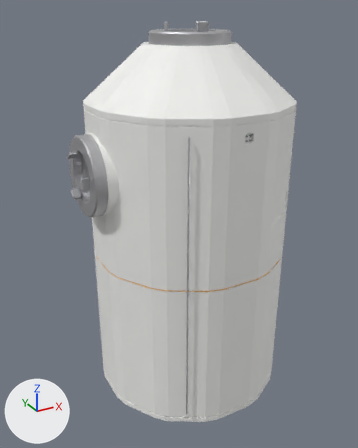
One commit to the glTF model models/station/ax_station_06_lab.glb: the scene before it, then after it.
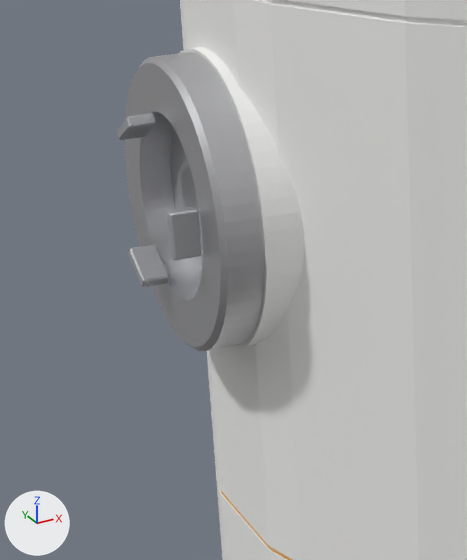
The first picture shows the older version from a 50 mm lens placed at (-5.16, -8.94, 5.01), pointed at (-0.14, 0.18, 0.45). The close-ups show the older and then the newer version on the part from 10% to 46% of the width and 27% to 62% of the height of that picture. Only the edits that show in the close-ups are written down. The lights are fixed; the arrows at lower left show +X, +Y and +Z. Vertices at exactly the same position are counted once.

Objects in the first close-up: 'hatch_door_3', 'port_1', 'port_1_pedestal', 'port_1_petals', 'pressure_hull' and 1 more.
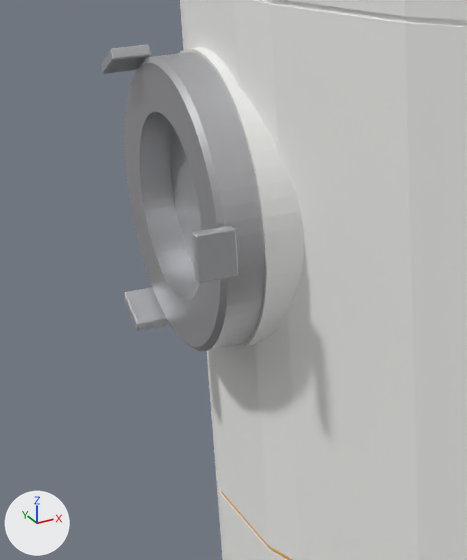
Edits to the scene script, one JSON object a line:
```json
{"block": "me_ax_station_06_lab_port_1_petals", "where": "# used by ob_port_1_petals; location = (0.0, 0.0, 0.0)"}
{"op": "remove", "block": "me_ax_station_06_lab_port_1_petals", "code": "me_ax_station_06_lab_port_1_petals.from_pydata(...)  # 72 vertices, 132 faces; spans x -2.544..-2.39, y -0.492..0.352, z 1.495..2.465"}
{"op": "add", "block": "me_ax_station_06_lab_port_1_petals", "code": "me_ax_station_06_lab_port_1_petals.from_pydata(...)  # 162 vertices, 312 faces; spans x -2.544..-2.3, y -0.868..0.541, z 1.168..2.792"}
{"block": "me_ax_station_06_lab_port_1_petals", "change": "me_ax_station_06_lab_port_1_petals part 1: 24 vertices removed from x -2.544..-2.39, y 0.108..0.352, z 2.291..2.465; 54 vertices added at x -2.544..-2.3, y 0.295..0.541, z 2.613..2.792"}
{"block": "me_ax_station_06_lab_port_1_petals", "change": "me_ax_station_06_lab_port_1_petals part 2: 24 vertices removed from x -2.544..-2.39, y 0.108..0.352, z 1.495..1.669; 54 vertices added at x -2.544..-2.3, y 0.295..0.541, z 1.168..1.347"}
{"block": "me_ax_station_06_lab_port_1_petals", "change": "me_ax_station_06_lab_port_1_petals part 3: 54 vertices added at x -2.544..-2.3, y -0.868..-0.788, z 1.852..2.108"}
{"block": "me_ax_station_06_lab_port_1_petals", "change": "me_ax_station_06_lab_port_1_petals part 4: 24 vertices removed from x -2.544..-2.39, y -0.492..-0.428, z 1.852..2.108"}
```

What differs and where, as boxes [x1, y1, x2, y2] in the close-ups (467 x 560 px):
```json
{"object": "port_1_petals", "change": "reshaped", "before": [117, 113, 202, 287], "after": [101, 44, 240, 331], "on screen": "63% wider, 65% taller"}
{"part": 1, "of": "me_ax_station_06_lab_port_1_petals", "change": "reshaped", "before": [117, 113, 156, 140], "after": [101, 44, 154, 74]}
{"part": 2, "of": "me_ax_station_06_lab_port_1_petals", "change": "reshaped", "before": [129, 244, 169, 287], "after": [124, 287, 170, 331]}
{"part": 3, "of": "me_ax_station_06_lab_port_1_petals", "change": "added", "after": [192, 226, 240, 283]}
{"part": 4, "of": "me_ax_station_06_lab_port_1_petals", "change": "deleted", "before": [167, 207, 202, 260]}
```
